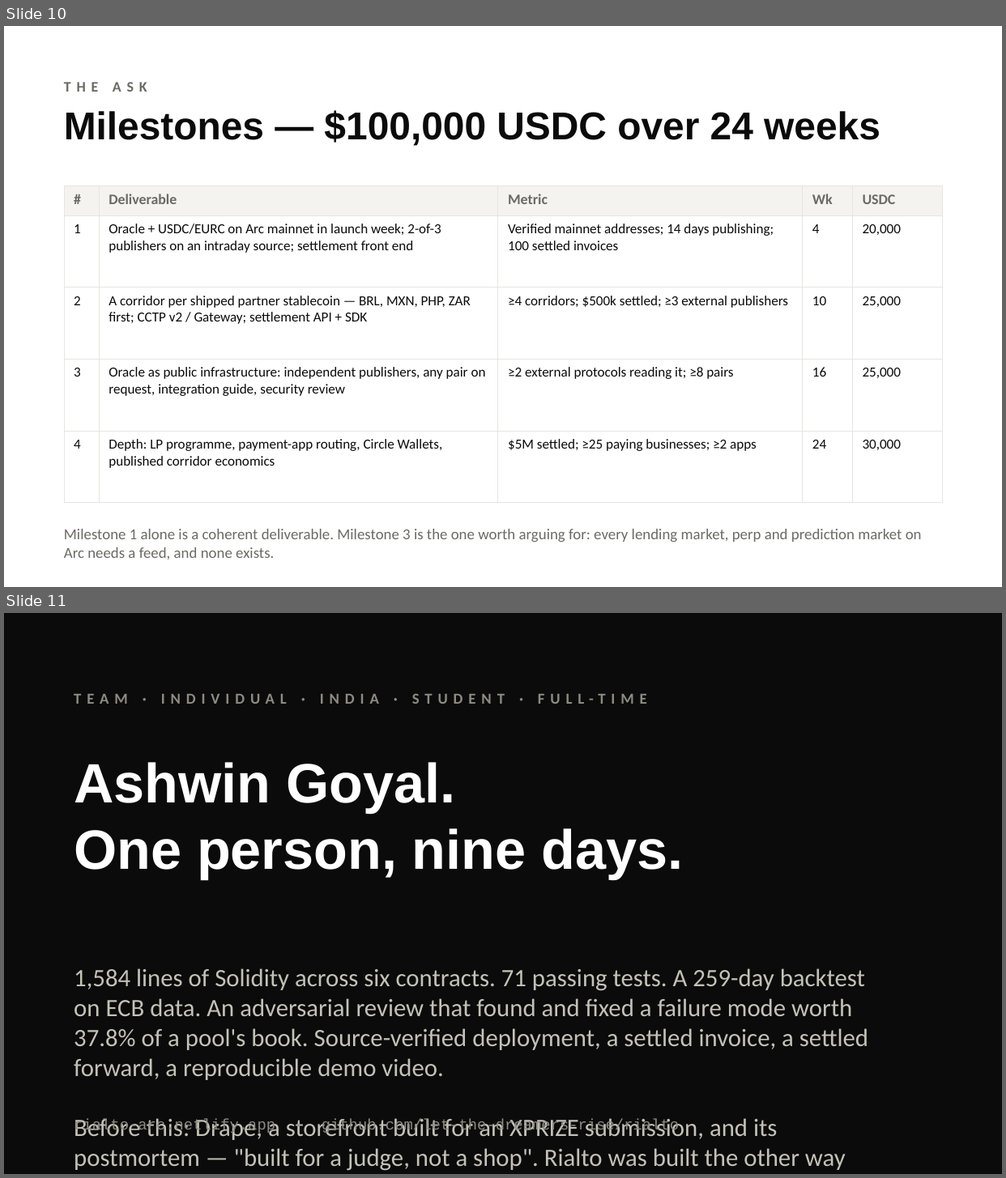
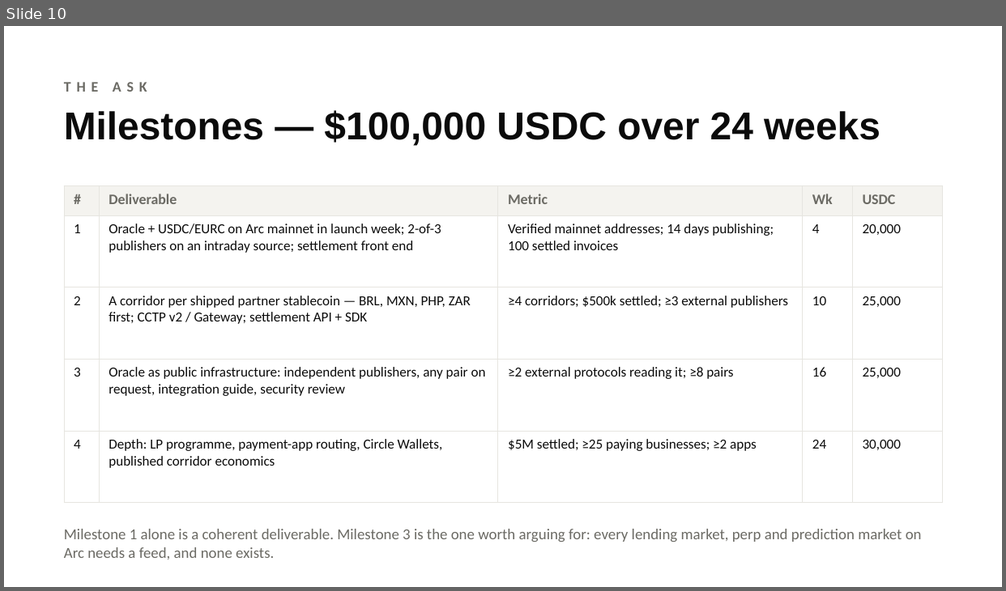
Before and after one commit to let-the-dreamers-rise/rialto, a slide deck: deck/rialto-deck.pptx. Shown one above the other, each under a label of ours: slides 10 and 11 before the commit, slide 10 after it. The pictures are 1006x1178 and 1006x591 pixels, drawn with LibreOffice and Linux fonts; fonts in the diff are those of the drawing. Boxes give left, top, right and bottom in pixels: in the first picture for what was removed or moved away, otherwise in the second. Text is boxed around its words. In the diff, an @@ line names an element or a change of style, - is before the commit and + after.

```diff
--- a/deck/rialto-deck.pptx
+++ b/deck/rialto-deck.pptx
@@ slide 11 removed at [4,613,1002,1174], background #0B0B0B @@
@@ text removed at [74,694,647,704] @@
-TEAM · INDIVIDUAL · INDIA · STUDENT · FULL-TIME
@@ text removed at [74,762,683,879] @@
-Ashwin Goyal.
-One person, nine days.
@@ text removed at [74,969,868,1171] @@
-1,584 lines of Solidity across six contracts. 71 passing tests. A 259-day backtest on ECB data. An adversarial review that found and fixed a failure mode worth 37.8% of a pool's book. Source-verified deployment, a settled invoice, a settled forward, a reproducible demo video.
-Before this: Drape, a storefront built for an XPRIZE submission, and its postmortem — "built for a judge, not a shop". Rialto was built the other way round: measure first.
@@ text removed at [322,1119,679,1135] @@
-rialto-arc.netlify.app · github.com/let-the-dreamers-rise/rialto
```
Also in this commit, not shown: 1 slide added, 6 other files.
